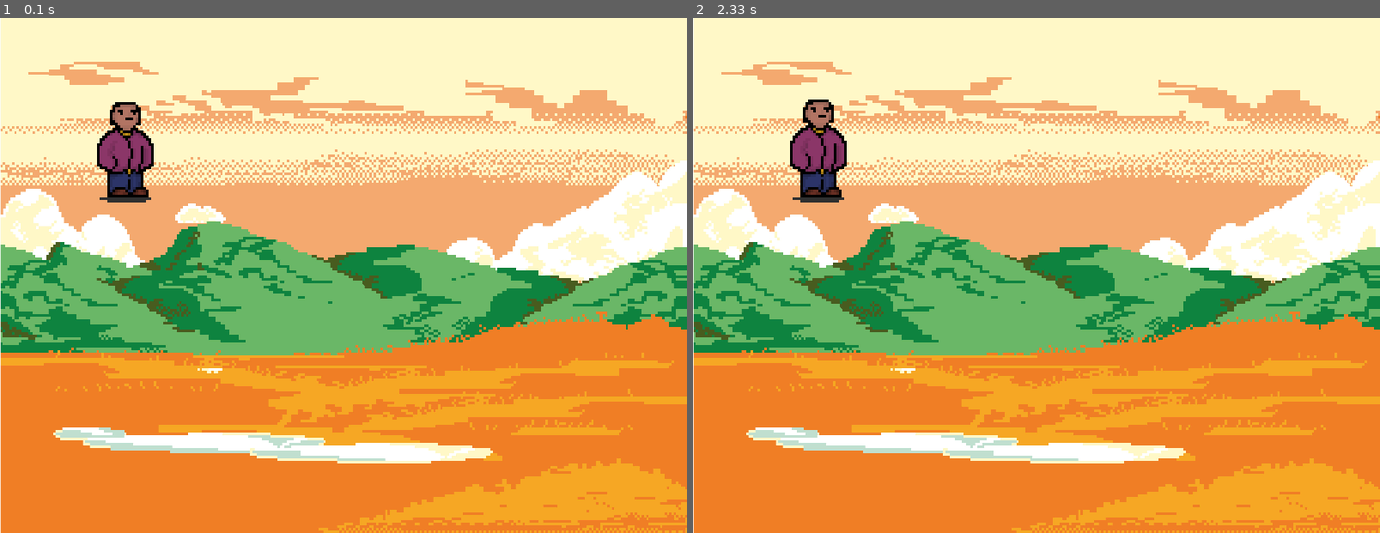
Above: before the commit, frames 1-2 (left to right).
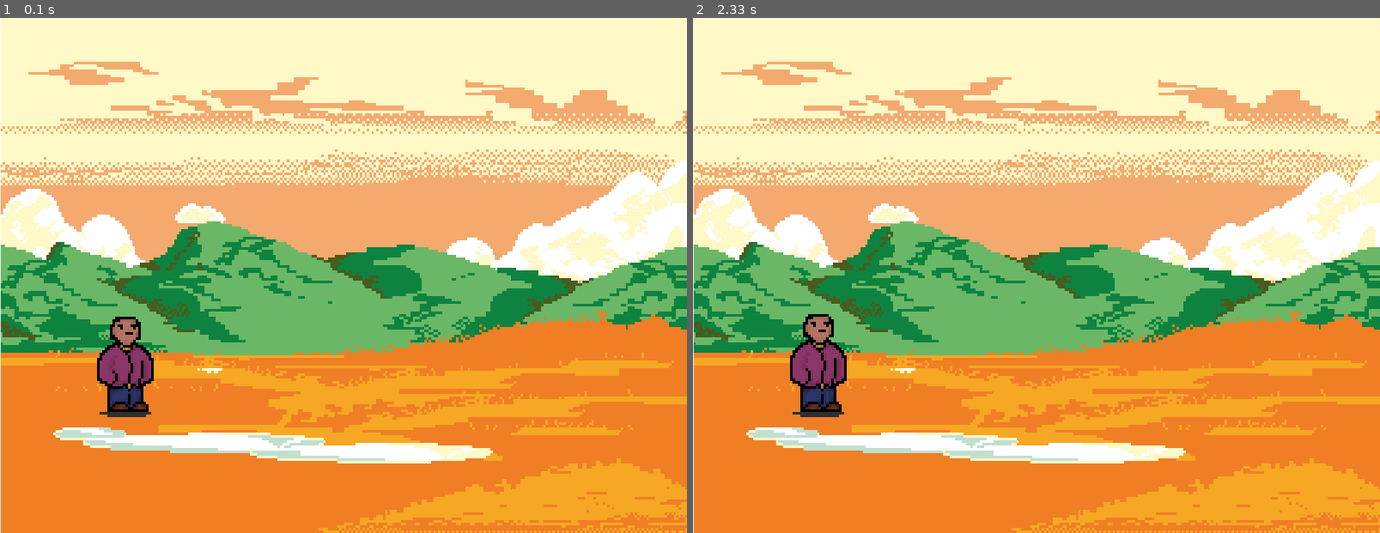
Above: after the commit, the same moments.

Repository: Douglas4GR/Game-Dev-Ideas
Game: pygame game, started from pygame/jogo_do_bonequinho_roxo/bonequinho_roxo.py
Two runs of this game, one before a commit and one after it. Both use one fixed random seed, a clock stepped at 60 frames per second and the inputs below.
Inputs:
- Up to frame 1 (0.1 s): no input
- Up to frame 2 (2.33 s): no input

The runs differ from the first frame. In frame 1, 2.3% of the frame differs, in the area x 14-23%, y 16-78%; in frame 2, 2.4%, in the area x 14-23%, y 15-78%.

Commit message:
posição do bonequinho ajustada

Diff:
--- a/pygame/jogo_do_bonequinho_roxo/bonequinho_roxo.py
+++ b/pygame/jogo_do_bonequinho_roxo/bonequinho_roxo.py
@@ -29,7 +29,7 @@
         self.image = pygame.transform.scale(self.image, (64*3, 64*3)) #tamanho da imagem
 
         self.rect = self.image.get_rect() #pega o retângulo da imagem
-        self.rect.topleft = 50, 50
+        self.rect.topleft = 50, 300
 
         self.barulho_andando = pygame.mixer.Sound('pygame/primeiro_pj_sprites/sapos/barulho.wav')
 
